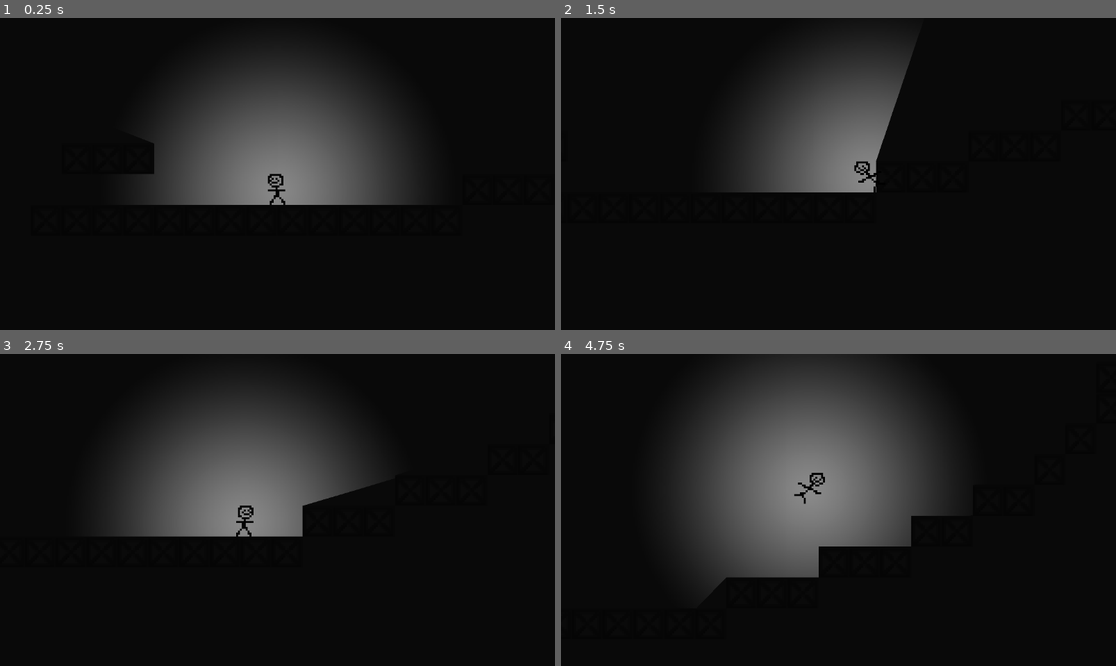
Above: before the commit, frames 1-4 (two rows, left to right).
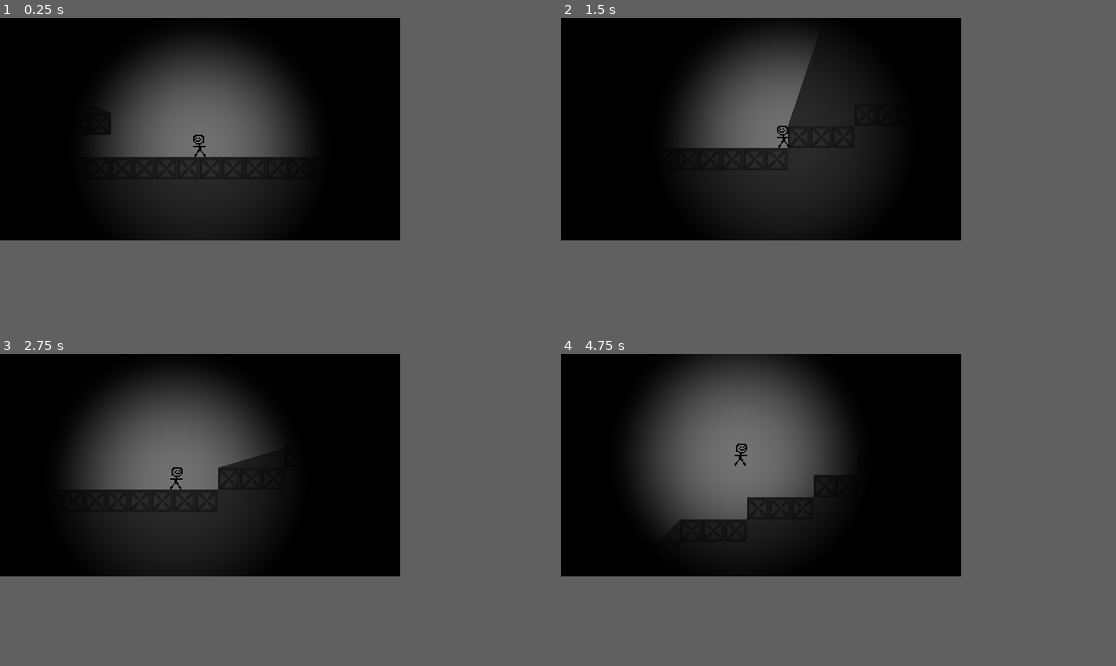
Above: after the commit, the same moments.

Repository: paperfour/ABYSS
Game: Godot game, scene res://scenes/game.tscn
The game is run twice, just before and just after one commit, with the same random seed, the same clock (stepped at 60 frames per second) and the same inputs.
Inputs:
- Up to frame 1 (0.25 s): no input
- Up to frame 2 (1.5 s): hold D (move_right) from 0.53 s (still down); tap W (jump) at 0.77 s
- Up to frame 3 (2.75 s): tap W (jump) at 1.52 s; release D (move_right) at 2.03 s; hold A (move_left) from 2.03 s (still down)
- Up to frame 4 (4.75 s): release A (move_left) at 2.78 s; hold D (move_right) 2.78-4.28 s; tap W (jump) at 3.02, 3.77, 4.52 s; hold A (move_left) from 4.28 s (still down)
In our replay, the window is 799x449 before the commit and 576x320 after it. These sizes can differ from the game's own. Grey fills any space a smaller window leaves; there, only what the larger window draws over its background counts as a difference.

The runs differ from the first frame. In frame 1, 20% of the frame differs, in the area x 17-75%, y 7-65%; in frame 2, 14%; in frame 3, 18%; in frame 4, 27%, in the area x 14-72%, y 0-76%.

Commit message:
Added advanced lighting and killzones

Diff:
--- a/project.godot
+++ b/project.godot
@@ -18,6 +18,14 @@
 [autoload]
 
 Music="*res://scenes/music.tscn"
+
+[display]
+
+window/size/viewport_width=288
+window/size/viewport_height=160
+window/size/window_width_override=1440
+window/size/window_height_override=800
+window/stretch/mode="canvas_items"
 
 [dotnet]
 
--- a/scenes/game.tscn
+++ b/scenes/game.tscn
@@ -1,13 +1,19 @@
-[gd_scene load_steps=11 format=4 uid="uid://dd47s4uttjihn"]
+[gd_scene load_steps=13 format=4 uid="uid://dd47s4uttjihn"]
 
 [ext_resource type="PackedScene" uid="uid://ctesrtp62l86v" path="res://scenes/player.tscn" id="1_7n4kt"]
 [ext_resource type="Texture2D" uid="uid://cwghrloaxodel" path="res://assets/sprites/terrain/metal_block.png" id="2_44uqm"]
 [ext_resource type="PackedScene" uid="uid://cgs4hogmck42u" path="res://scenes/music.tscn" id="3_ridio"]
+[ext_resource type="PackedScene" uid="uid://caiypkb14nkn6" path="res://scenes/kill_zone.tscn" id="4_fvx6a"]
+
+[sub_resource type="Gradient" id="Gradient_40w76"]
+
+[sub_resource type="GradientTexture1D" id="GradientTexture1D_ibvw4"]
+gradient = SubResource("Gradient_40w76")
 
 [sub_resource type="Gradient" id="Gradient_iyup1"]
 interpolation_mode = 2
-offsets = PackedFloat32Array(0, 0.6875)
-colors = PackedColorArray(1, 1, 1, 1, 0, 0, 0, 1)
+offsets = PackedFloat32Array(0, 0.428977)
+colors = PackedColorArray(0.988235, 0.988235, 0.988235, 0.556863, 0, 0, 0, 1)
 
 [sub_resource type="GradientTexture2D" id="GradientTexture2D_ur48q"]
 gradient = SubResource("Gradient_iyup1")
@@ -30,25 +36,36 @@
 physics_layer_0/collision_layer = 1
 sources/0 = SubResource("TileSetAtlasSource_oopkq")
 
-[sub_resource type="Gradient" id="Gradient_40w76"]
-
-[sub_resource type="GradientTexture1D" id="GradientTexture1D_ibvw4"]
-gradient = SubResource("Gradient_40w76")
+[sub_resource type="WorldBoundaryShape2D" id="WorldBoundaryShape2D_wjo3x"]
 
 [node name="Game" type="Node2D"]
+
+[node name="Background" type="Sprite2D" parent="."]
+z_index = -10
+position = Vector2(-27, -3)
+scale = Vector2(63.5, 599)
+texture = SubResource("GradientTexture1D_ibvw4")
 
 [node name="Player" parent="." instance=ExtResource("1_7n4kt")]
 
 [node name="Camera2D" type="Camera2D" parent="Player"]
-position = Vector2(0, -7)
-zoom = Vector2(4, 4)
+position = Vector2(0, -11)
+limit_bottom = 150
 position_smoothing_enabled = true
 
-[node name="PointLight2D" type="PointLight2D" parent="Player"]
+[node name="PointLight2DShadow" type="PointLight2D" parent="Player"]
 position = Vector2(0, -7)
+scale = Vector2(1.5, 1.5)
 shadow_enabled = true
 texture = SubResource("GradientTexture2D_ur48q")
 texture_scale = 0.75
+
+[node name="PointLight2DAmbient" type="PointLight2D" parent="Player"]
+position = Vector2(2.38419e-07, -7)
+scale = Vector2(1.5, 1.5)
+color = Color(1, 1, 1, 0.627451)
+energy = 1.22
+texture = SubResource("GradientTexture2D_ur48q")
 
 [node name="TileMapLayer" type="TileMapLayer" parent="."]
 position = Vector2(0, 17)
@@ -59,11 +76,11 @@
 
 [node name="DirectionalLight2D" type="DirectionalLight2D" parent="."]
 color = Color(0.753984, 0.753984, 0.753984, 1)
-energy = 1.23
+energy = 1.44
 blend_mode = 1
 
-[node name="Background" type="Sprite2D" parent="."]
-z_index = -10
-position = Vector2(0, -0.499996)
-scale = Vector2(63.5, 599)
-texture = SubResource("GradientTexture1D_ibvw4")
+[node name="KillZone" parent="." instance=ExtResource("4_fvx6a")]
+
+[node name="CollisionShape2D" type="CollisionShape2D" parent="KillZone"]
+position = Vector2(1, 160)
+shape = SubResource("WorldBoundaryShape2D_wjo3x")
--- /dev/null
+++ b/scenes/game_light.tscn
@@ -0,0 +1,3 @@
+[gd_scene format=3 uid="uid://imdvt6r1i8ea"]
+
+[node name="GameLight" type="Node2D"]
--- /dev/null
+++ b/scenes/kill_zone.tscn
@@ -0,0 +1,13 @@
+[gd_scene load_steps=2 format=3 uid="uid://caiypkb14nkn6"]
+
+[ext_resource type="Script" path="res://scripts/world/kill_zone.gd" id="1_0jl4x"]
+
+[node name="KillZone" type="Area2D"]
+collision_mask = 3
+script = ExtResource("1_0jl4x")
+
+[node name="Timer" type="Timer" parent="."]
+one_shot = true
+
+[connection signal="body_entered" from="." to="." method="_on_body_entered"]
+[connection signal="timeout" from="Timer" to="." method="_on_timer_timeout"]
--- a/scenes/player.tscn
+++ b/scenes/player.tscn
@@ -39,14 +39,13 @@
 
 [node name="Player" type="CharacterBody2D"]
 z_index = 1
+collision_mask = 3
 script = ExtResource("1_u4d0u")
 
 [node name="AnimatedSprite2D" type="AnimatedSprite2D" parent="."]
 position = Vector2(0, -8)
 sprite_frames = SubResource("SpriteFrames_vs0n5")
 animation = &"walk"
-autoplay = "walk"
-frame_progress = 0.573664
 
 [node name="CollisionShape2D" type="CollisionShape2D" parent="."]
 position = Vector2(0, -7)
--- /dev/null
+++ b/scripts/world/kill_zone.gd
@@ -0,0 +1,9 @@
+extends Area2D
+
+@onready var timer: Timer = $Timer
+
+func _on_body_entered(_body: Node2D) -> void:
+	timer.start()
+
+func _on_timer_timeout() -> void:
+	get_tree().reload_current_scene()
